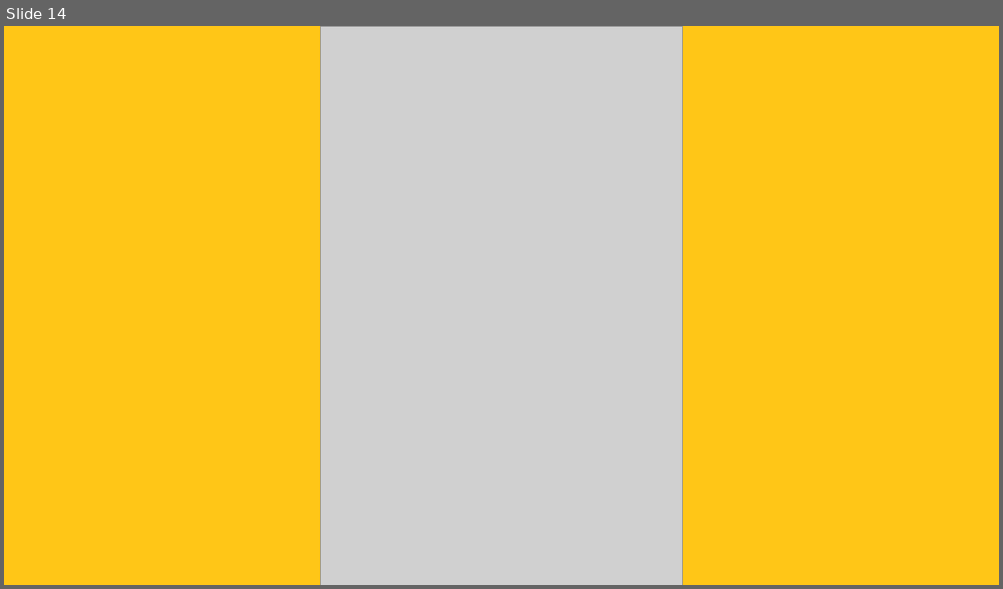
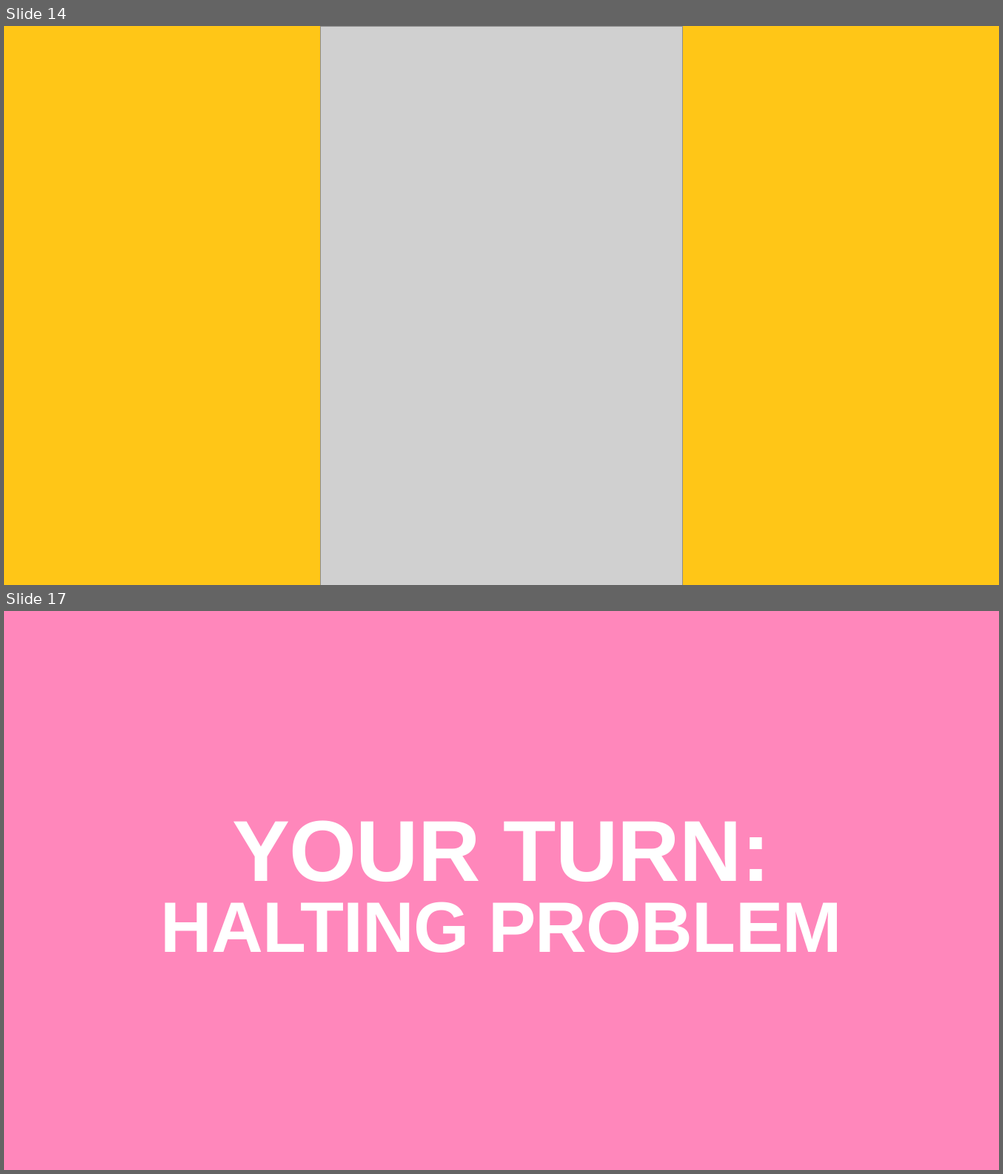
Before and after one commit to TommyWoodley/teaching, a slide deck: ALevel/BigO/BigOPresentation.pptx. Shown one above the other, each under a label of ours: slide 14 before the commit, slides 14 and 17 after it; the slides between them are not shown. The pictures are 1003x589 and 1003x1174 pixels, drawn with LibreOffice and Linux fonts; fonts in the diff are those of the drawing; grey boxes stand for pictures. Boxes give left, top, right and bottom in pixels: in the first picture for what was removed or moved away, otherwise in the second. Text is boxed around its words. In the diff, an @@ line names an element or a change of style, - is before the commit and + after.

```diff
--- a/ALevel/BigO/BigOPresentation.pptx
+++ b/ALevel/BigO/BigOPresentation.pptx
@@ slide 17 added at [4,611,999,1170], background #FF87BB @@
@@ text added at [161,820,842,953], 138 pt, text #FFFFFF, bold @@
+YOUR TURN:
+HALTING PROBLEM
```
Also in this commit, not shown: 2 other slides added, 9 other files.
